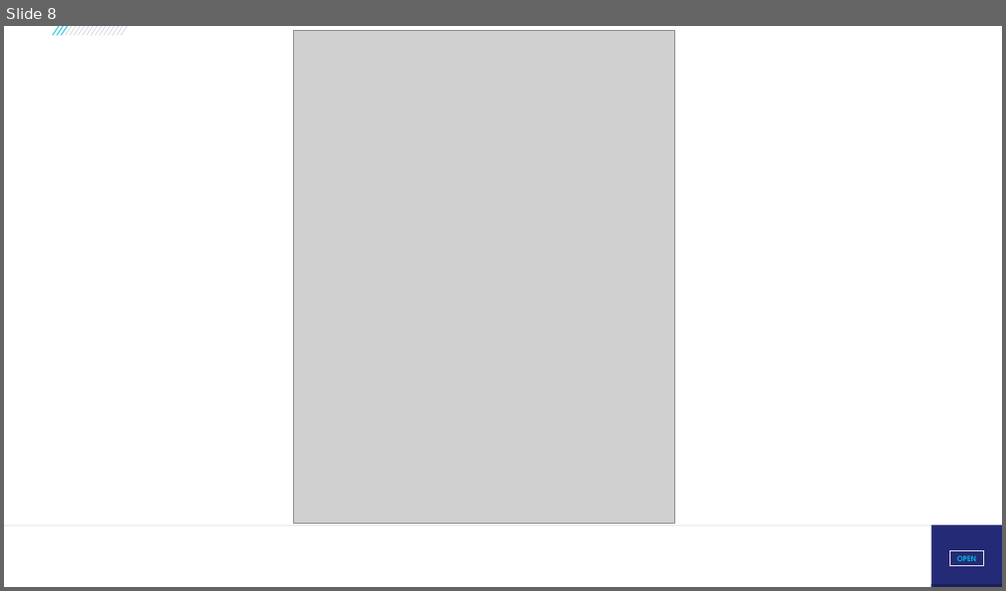
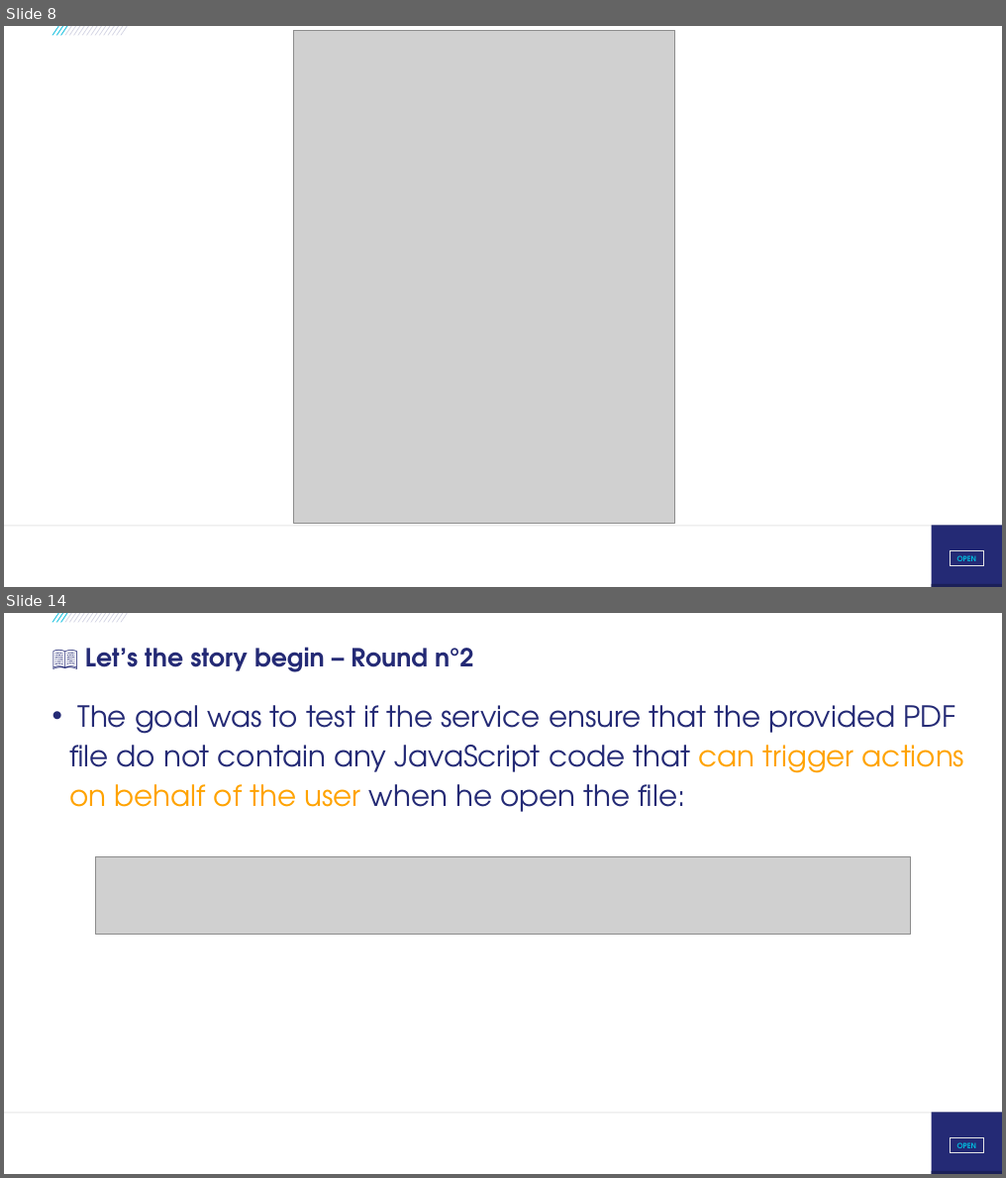
Before and after one commit to righettod/voxxeddays-lux-2026, a slide deck: presentation.pptx. Shown one above the other, each under a label of ours: slide 8 before the commit, slides 8 and 14 after it; the slides between them are not shown. The pictures are 1006x591 and 1006x1178 pixels, drawn with LibreOffice and Linux fonts; fonts in the diff are those of the drawing; grey boxes stand for pictures; background and template pictures are left out. Boxes give left, top, right and bottom in pixels: in the first picture for what was removed or moved away, otherwise in the second. Text is boxed around its words. In the diff, an @@ line names an element or a change of style, - is before the commit and + after.

```diff
--- a/presentation.pptx
+++ b/presentation.pptx
@@ slide 14 added at (x1=4, y1=613, x2=1002, y2=1174), background #FFFFFF; not listed: 21 template elements that a slide beside it also shows @@
@@ title added at (x1=85, y1=647, x2=473, y2=672), 24 pt, text #242A75, bold @@
+📖 Let’s the story begin – Round n°2
@@ text added at (x1=69, y1=705, x2=964, y2=812), 28 pt, text #242A75 @@
+• The goal was to test if the service ensure that the provided PDF file do not contain any JavaScript code that can trigger actions on behalf of the user when he open the file:
@@ picture added at (x1=95, y1=858, x2=912, y2=935) @@
```
Also in this commit, not shown: 1 slide changed, 8 other slides added, 2 other files.
